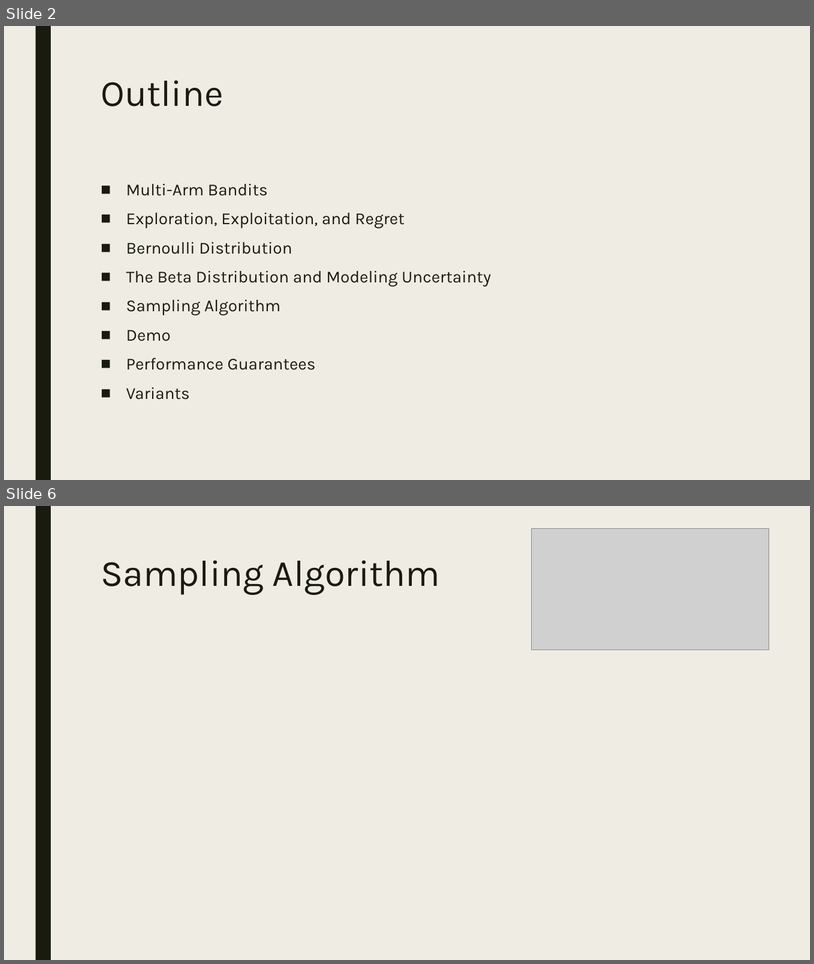
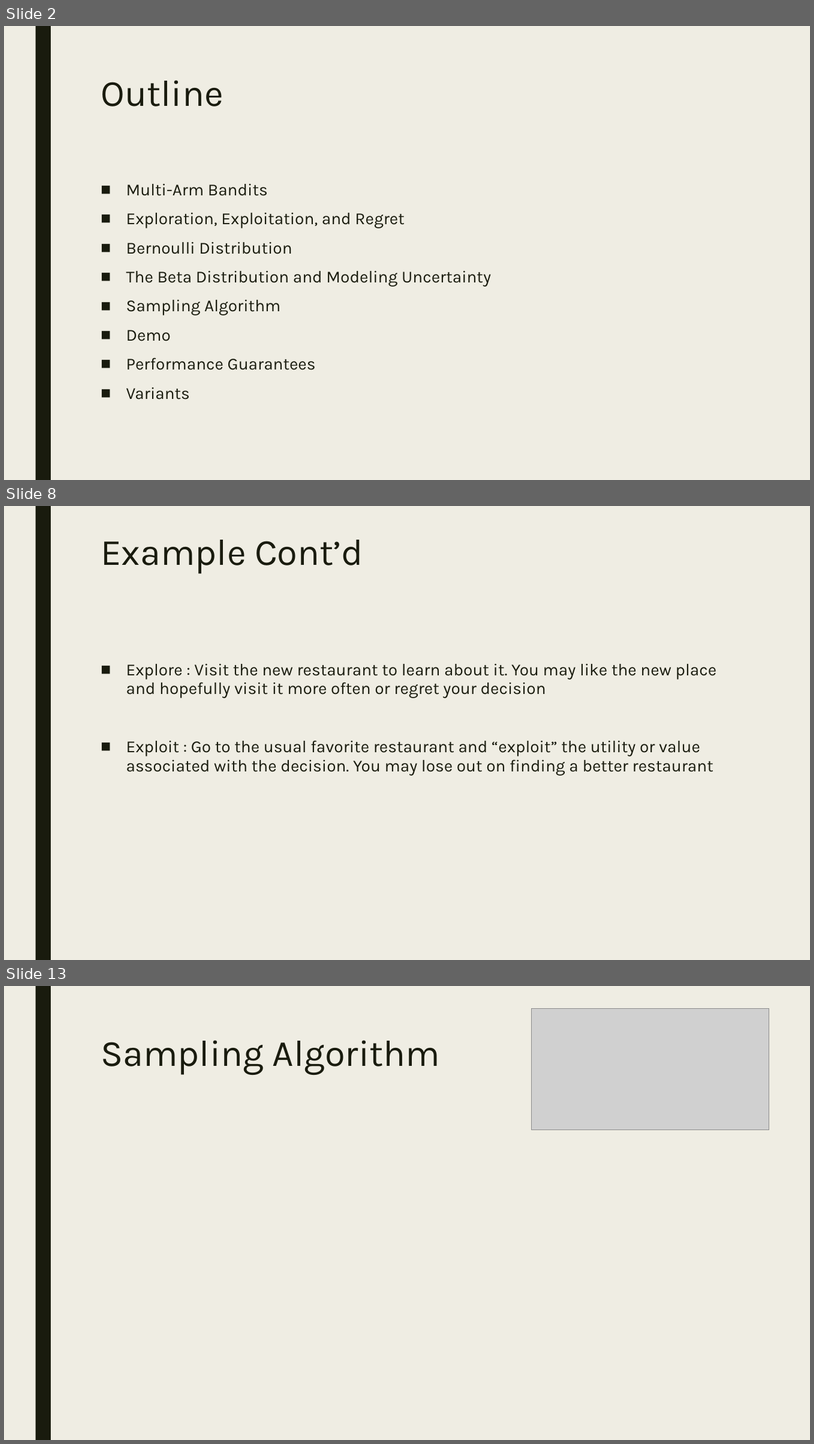
Before and after one commit to CourseReps/ECEN689-Fall2018, a slide deck: Students/mason-rumuly/tutorial/Thompson Sampling.pptx. Shown one above the other, each under a label of ours: slides 2 and 6 before the commit, slides 2, 8 and 13 after it; the slides between them are not shown. The pictures are 814x964 and 814x1444 pixels, drawn with LibreOffice and Linux fonts; fonts in the diff are those of the drawing; grey boxes stand for pictures. Boxes give left, top, right and bottom in pixels: in the first picture for what was removed or moved away, otherwise in the second. Text is boxed around its words. In the diff, an @@ line names an element or a change of style, - is before the commit and + after.

```diff
--- a/Students/mason-rumuly/tutorial/Thompson Sampling.pptx
+++ b/Students/mason-rumuly/tutorial/Thompson Sampling.pptx
@@ slide 8 added at <box>4,506,810,960</box>, background #EFEDE3; not listed: 1 template element that a slide beside it also shows @@
@@ title added at <box>101,540,363,574</box>, 44 pt, text #191B0E @@
+Example Cont’d
@@ text added at <box>126,663,717,775</box>, 20 pt, text #191B0E @@
+■ Explore : Visit the new restaurant to learn about it. You may like the new place and hopefully visit it more often or regret your decision
+■ Exploit : Go to the usual favorite restaurant and “exploit” the utility or value associated with the decision. You may lose out on finding a better restaurant
@@ what was slide 6 is now slide 13 @@
```
Also in this commit, not shown: 1 slide changed, 8 other slides added, 2 slides removed.
